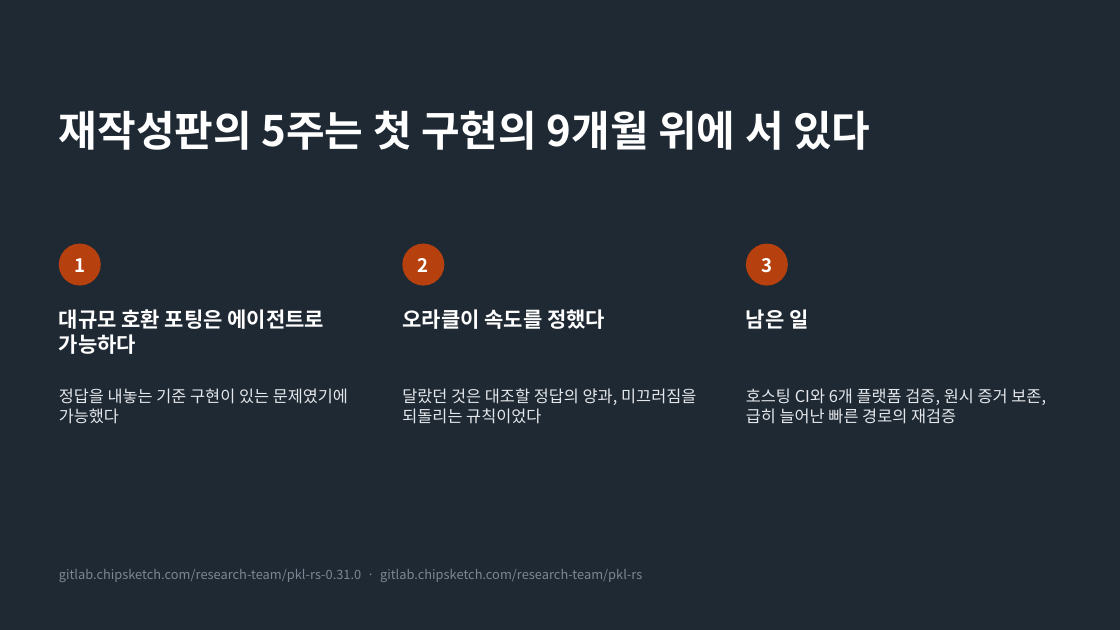
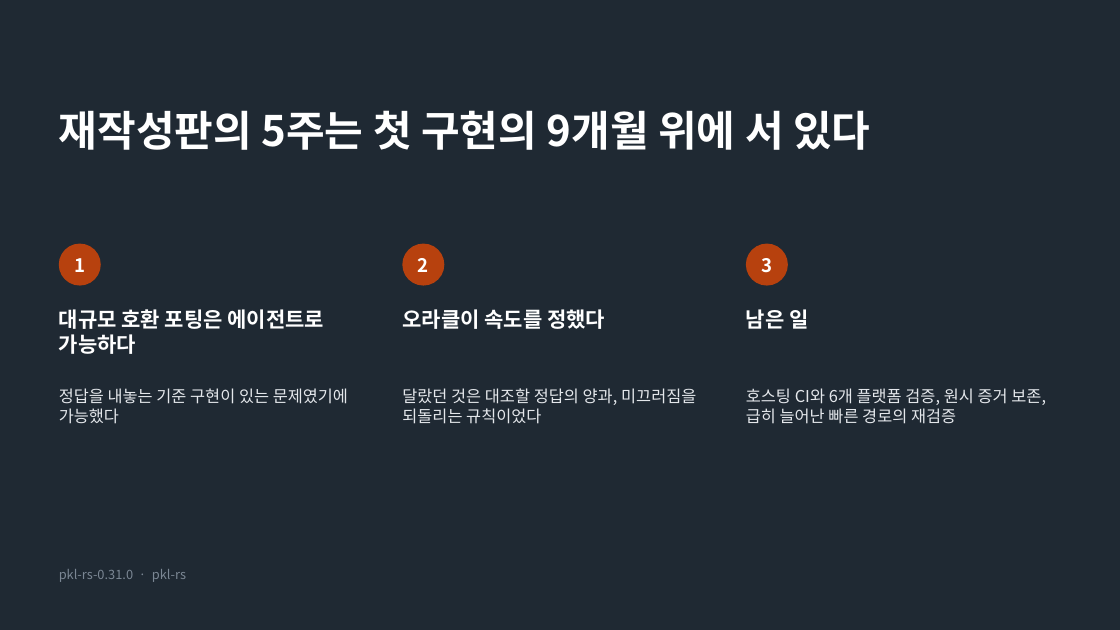
Before and after one commit to openedges/pkl-rs, a slide deck: slide 18 of docs/developer-note.pptx. Drawn at 1120x630 pixels with LibreOffice and Linux fonts; fonts in the diff are those of the drawing. Boxes give left, top, right and bottom in pixels: in the first picture for what was removed or moved away, otherwise in the second. Text is boxed around its words. In the diff, an @@ line names an element or a change of style, - is before the commit and + after.

```diff
--- a/docs/developer-note.pptx
+++ b/docs/developer-note.pptx
@@ text at box(59, 569, 186, 582): text changed @@
-gitlab.chipsketch.com/research-team/pkl-rs-0.31.0 · gitlab.chipsketch.com/research-team/pkl-rs
+pkl-rs-0.31.0 · pkl-rs
```
Also in this commit, not shown: 2 other slides changed, 23 other files.
